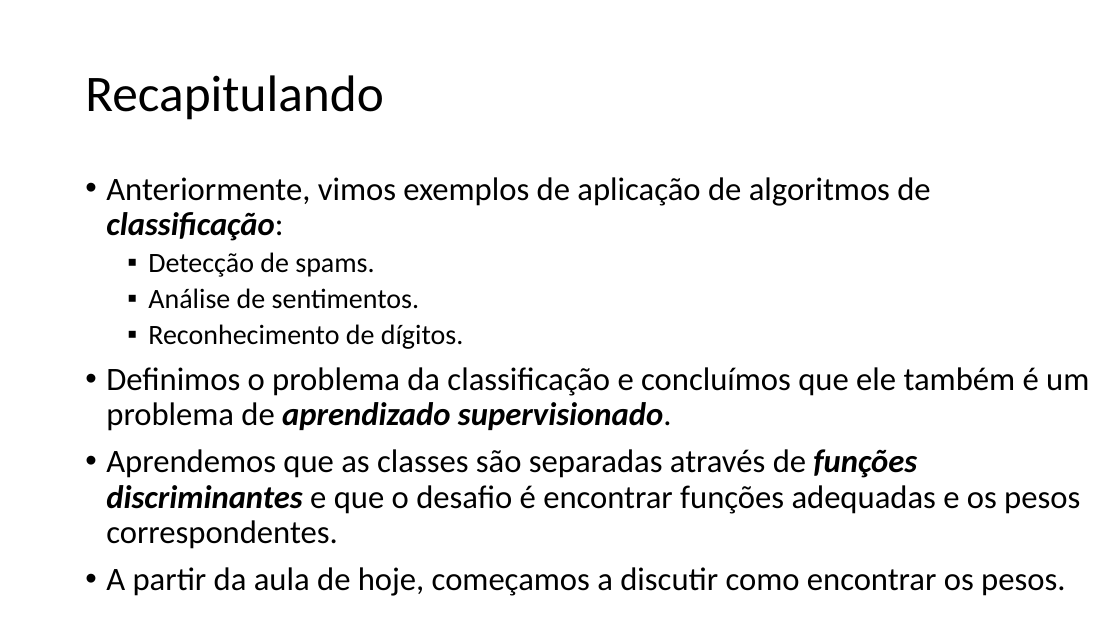
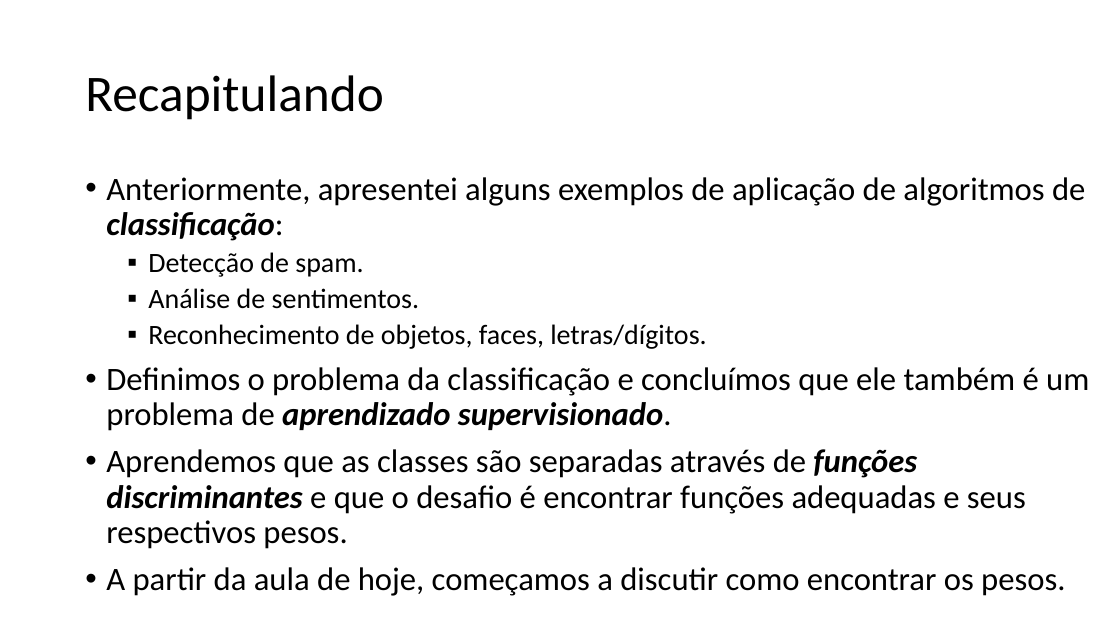
Before and after one commit to zz4fap/t320_aprendizado_de_maquina, a slide deck: slide 2 of slides/T320_Classificação (Parte II).pptx. Drawn at 1120x630 pixels with LibreOffice and Linux fonts; fonts in the diff are those of the drawing. Boxes give left, top, right and bottom in pixels: in the first picture for what was removed or moved away, otherwise in the second. Text is boxed around its words. In the diff, an @@ line names an element or a change of style, - is before the commit and + after.

```diff
--- a/slides/T320_Classificação (Parte II).pptx
+++ b/slides/T320_Classificação (Parte II).pptx
@@ text at [106, 177, 1085, 277]: text changed @@
-• Anteriormente, vimos exemplos de aplicação de algoritmos de classificação:
-  ▪ Detecção de spams.
+• Anteriormente, apresentei alguns exemplos de aplicação de algoritmos de classificação:
+  ▪ Detecção de spam.
@@ text at [148, 324, 706, 349]: text changed @@
-  ▪ Reconhecimento de dígitos.
+  ▪ Reconhecimento de objetos, faces, letras/dígitos.
@@ text at [106, 449, 1026, 549]: text changed @@
-• Aprendemos que as classes são separadas através de funções discriminantes e que o desafio é encontrar funções adequadas e os pesos correspondentes.
+• Aprendemos que as classes são separadas através de funções discriminantes e que o desafio é encontrar funções adequadas e seus respectivos pesos.
```
Also in this commit, not shown: 3 other slides changed, 3 other files.
